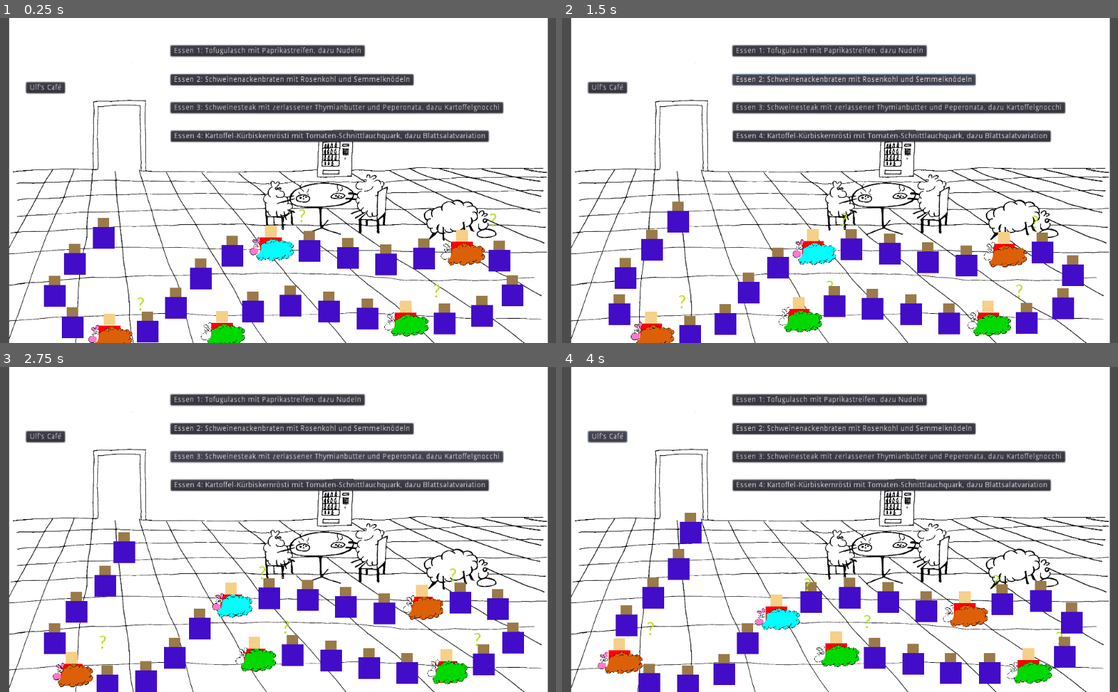
Above: before the commit, frames 1-4 (two rows, left to right).
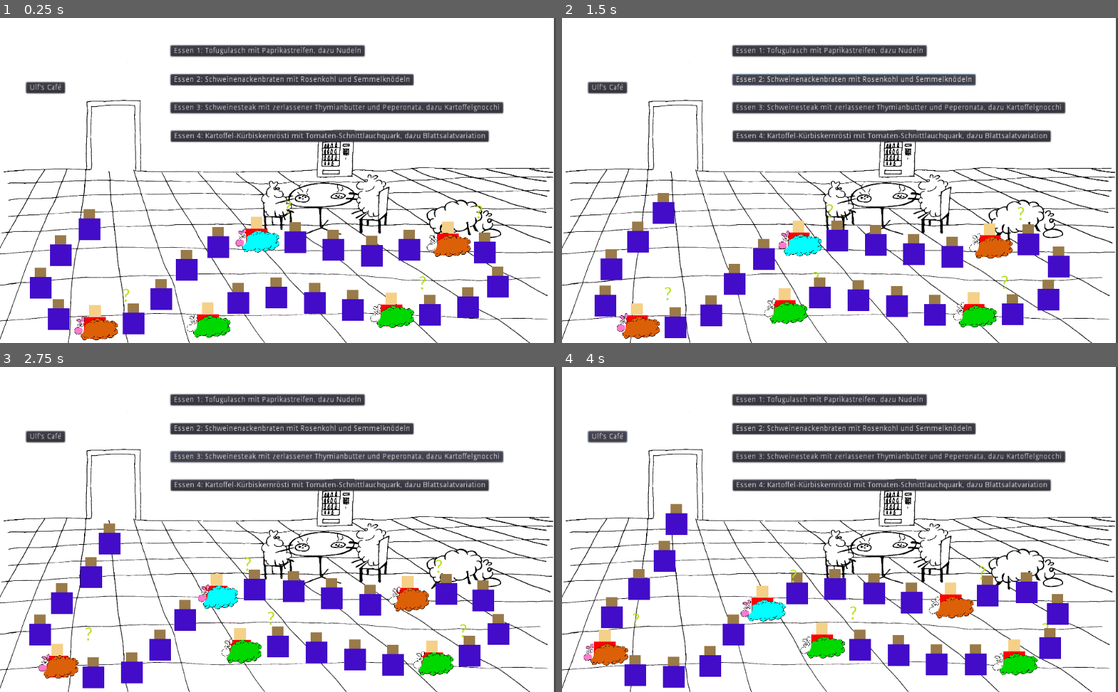
Above: after the commit, the same moments.

Repository: onsetsu/HPIGameJam
Game: Godot game, scene res://Scenes/Mensa.tscn
The game is run twice, just before and just after one commit, with the same random seed, the same clock (stepped at 60 frames per second) and the same inputs.
Inputs:
- Up to frame 1 (0.25 s): no input
- Up to frame 2 (1.5 s): click "Essen 1: Tofugulasch mit Papr…" at 0.5 s; click "Essen 2: Schweinenackenbraten…" at 1.25 s
- Up to frame 3 (2.75 s): click "Essen 3: Schweinesteak mit ze…" at 2 s
- Up to frame 4 (4 s): click "Essen 4: Kartoffel-Kürbiskern…" at 2.75 s; click "Ulf's Café" at 3.5 s

The runs differ from the first frame. In frame 1, 22% of the frame differs, in the area x 0-100%, y 0-100%; in frame 2, 22%; in frame 3, 22%; in frame 4, 22%.

Commit message:
change background size

Diff:
--- a/Scenes/Mensa.tscn
+++ b/Scenes/Mensa.tscn
@@ -10,8 +10,8 @@
 script = ExtResource( 1 )
 
 [node name="Sprite" type="Sprite" parent="."]
-position = Vector2( 512.642, 321.915 )
-scale = Vector2( 0.534965, 0.499426 )
+position = Vector2( 510, 321.915 )
+scale = Vector2( 0.550162, 0.499426 )
 texture = ExtResource( 2 )
 
 [node name="dishes" type="Node2D" parent="."]
@@ -46,7 +46,7 @@
 _number = 5
 
 [node name="end_point" type="Node2D" parent="."]
-position = Vector2( 237.14, 251.332 )
+position = Vector2( 210.824, 235.543 )
 __meta__ = {
 "_edit_group_": true
 }
